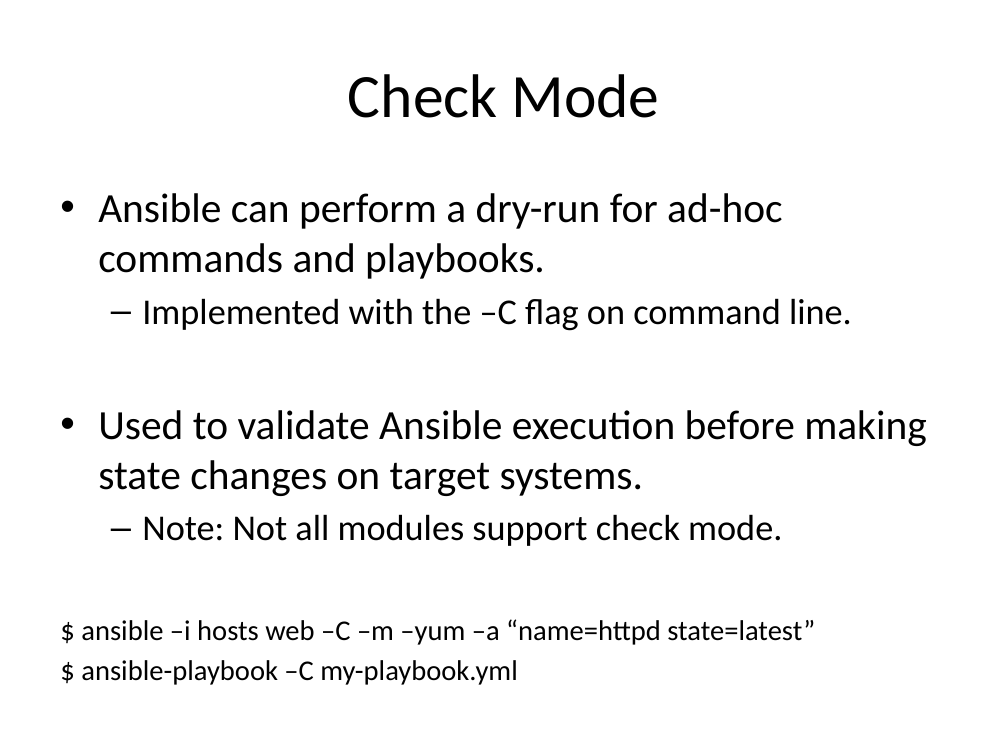
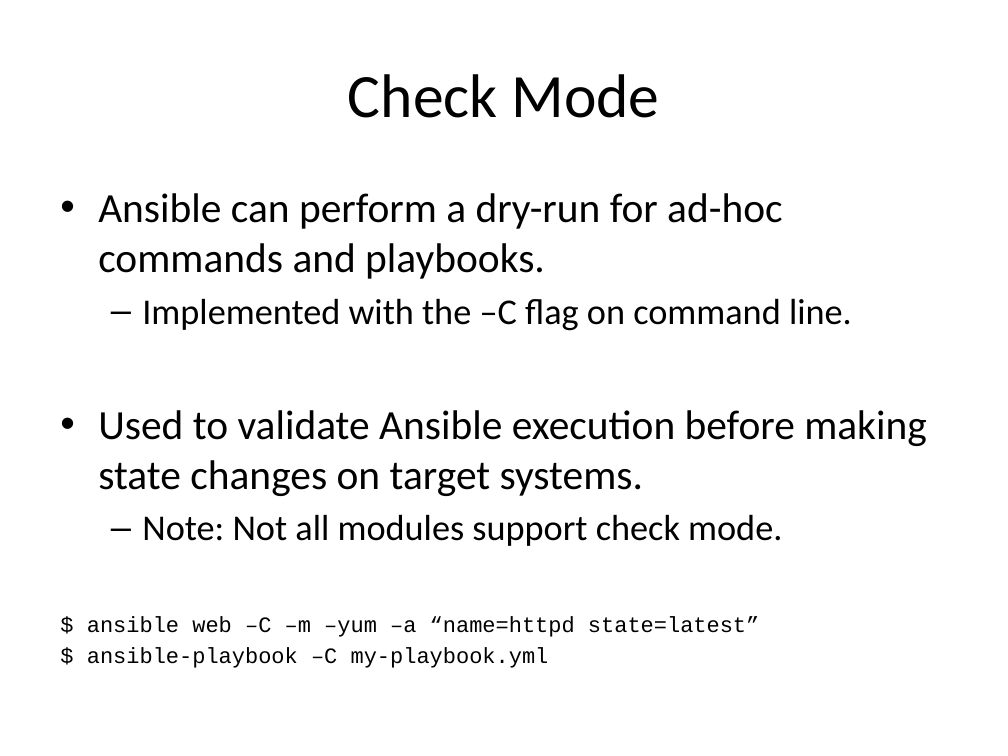
Before and after one commit to jasondbaker/infrastructure-class, a slide deck: slide 35 of lectures/infrastructure-week-10.pptx (slide 34 before the commit). Drawn at 1008x756 pixels with LibreOffice and Linux fonts; fonts in the diff are those of the drawing. Boxes give left, top, right and bottom in pixels: in the first picture for what was removed or moved away, otherwise in the second. Text is boxed around its words. In the diff, an @@ line names an element or a change of style, - is before the commit and + after.

```diff
--- a/lectures/infrastructure-week-10.pptx
+++ b/lectures/infrastructure-week-10.pptx
@@ text at bbox=[87, 616, 759, 637]: text changed; size 20.4 to 15.7 pt; font Calibri to Courier New @@
-$ ansible –i hosts web –C –m –yum –a “name=httpd state=latest”
+$ ansible web –C –m –yum –a “name=httpd state=latest”
@@ text at bbox=[87, 647, 549, 668]: size 20.4 to 15.7 pt, font Calibri to Courier New in "$ ansible-playbook –C my-playbook.yml" @@
```
Also in this commit, not shown: 5 other slides changed, 1 slide added, 2 other files.
